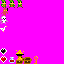
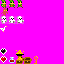
Comparing the layer stacks of the two 64×64 images. Changes:
painted on "tileset3.png" over 0, 16, 24, 24
